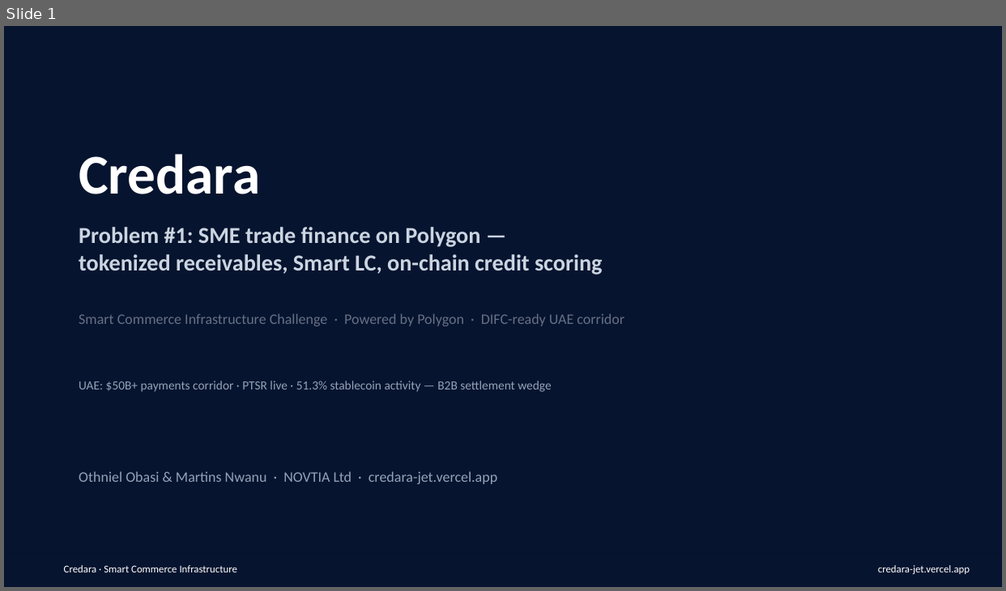
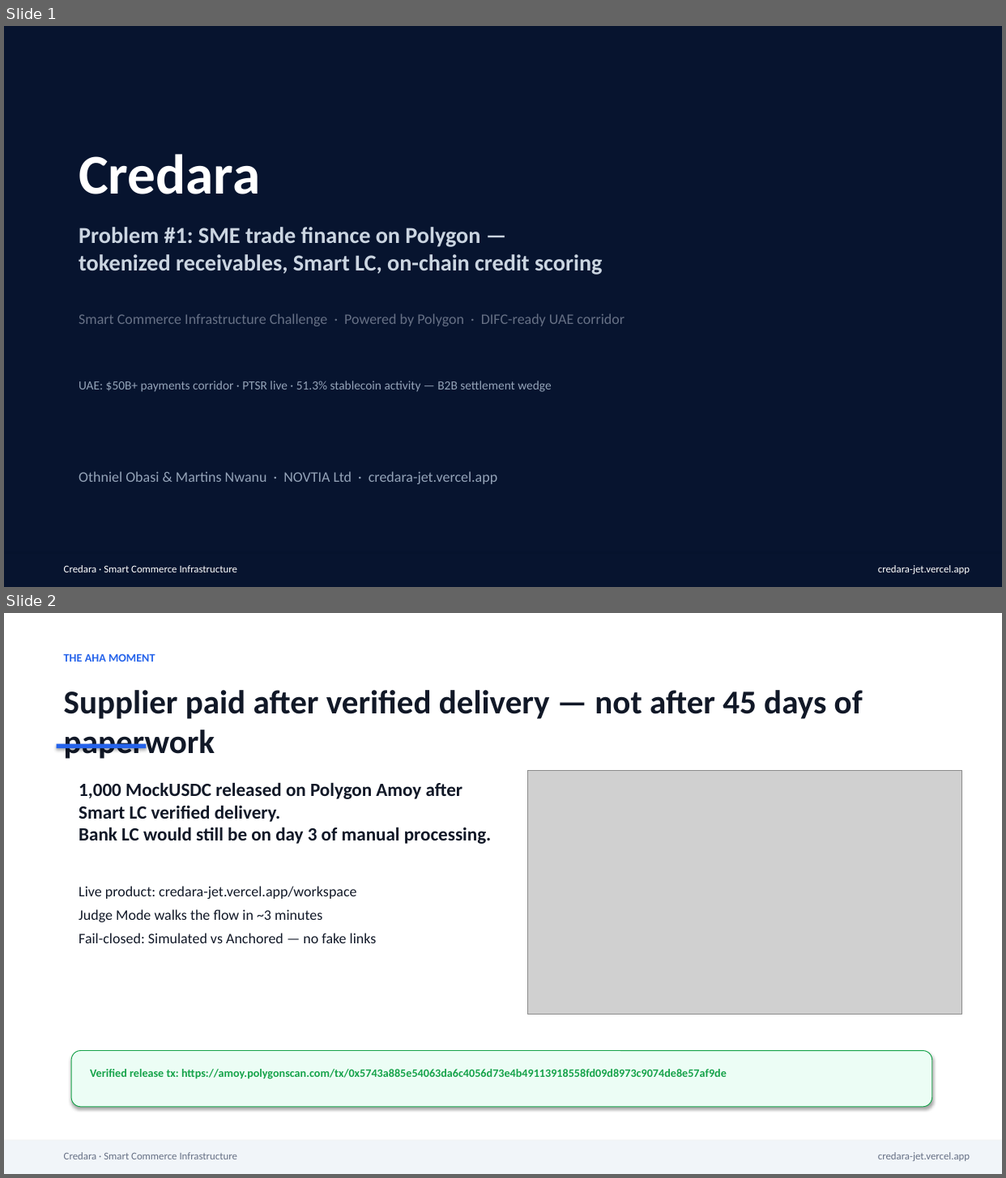
Before and after one commit to othnielObasi/credara, a slide deck: docs/Credara_Pitch_Deck.pptx. Shown one above the other, each under a label of ours: slide 1 before the commit, slides 1 and 2 after it. The pictures are 1006x591 and 1006x1178 pixels, drawn with LibreOffice and Linux fonts; fonts in the diff are those of the drawing; grey boxes stand for pictures. Boxes give left, top, right and bottom in pixels: in the first picture for what was removed or moved away, otherwise in the second. Text is boxed around its words. In the diff, an @@ line names an element or a change of style, - is before the commit and + after.

Commit message:
Add aha-moment slides and judge demo climax UX.
Pitch decks open on live Polygonscan proof; workspace Judge Mode shows climax links and sign-in hints; JUDGE_DEMO_SCRIPT for 60-second pitch path.

```diff
--- a/docs/Credara_Pitch_Deck.pptx
+++ b/docs/Credara_Pitch_Deck.pptx
@@ slide 2 added at [4,613,1002,1174], background #FFFFFF @@
@@ text added at [64,653,155,662], 11 pt, text #2563EB, bold @@
+THE AHA MOMENT
@@ text added at [64,690,863,759], 32 pt, text #111827, bold @@
+Supplier paid after verified delivery — not after 45 days of paperwork
@@ rectangle added at [57,744,147,748], fill #2563EB @@
@@ text added at [79,782,492,844], 18 pt, text #111827, bold @@
+1,000 MockUSDC released on Polygon Amoy after Smart LC verified delivery.
+Bank LC would still be on day 3 of manual processing.
@@ picture added at [528,770,962,1014] @@
@@ text added at [79,886,377,943], 14 pt, text #111827 @@
+Live product: credara-jet.vercel.app/workspace
+Judge Mode walks the flow in ~3 minutes
+Fail-closed: Simulated vs Anchored — no fake links
@@ rounded rectangle added at [71,1051,932,1107], fill #ECFDF5, outline #16A34A 0.75 pt @@
@@ text added at [90,1069,727,1080], 11 pt, text #16A34A, bold @@
+Verified release tx: https://amoy.polygonscan.com/tx/0x5743a885e54063da6c4056d73e4b49113918558fd09d8973c9074de8e57af9de
@@ rectangle added at [4,1141,1002,1174], fill #F1F5F9 @@
@@ text added at [64,1152,237,1160], 10 pt, text #667085 @@
+Credara · Smart Commerce Infrastructure
@@ text added at [878,1152,970,1161], 10 pt, text #667085 @@
+credara-jet.vercel.app
```
Also in this commit, not shown: 1 other slide added, 7 other files.
